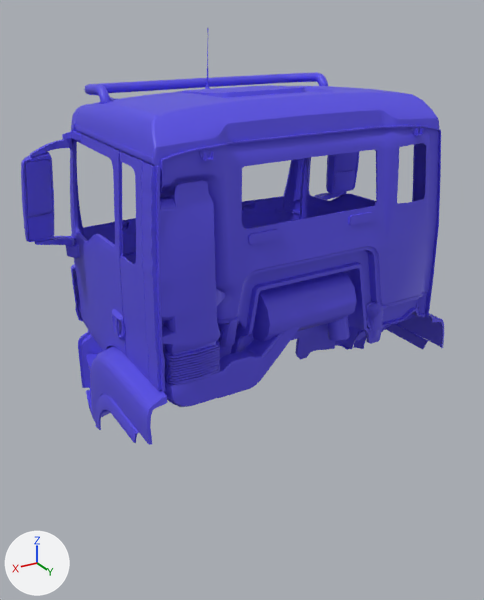
The Blender file sourceModel/Cabin_M.blend: old version first, new version second.
Rendered twice from a 50 mm lens placed at (2.5, 2.13, 3.79), pointed at (0.1, -1.88, 1.78). Every picture has the same lights, and +X, +Y and +Z are marked at lower left.

Before the edit, the objects in view are built like this:
```python
me_cabin_m_giants = bpy.data.meshes.new('Cabin_M_giants')
me_cabin_m_giants.from_pydata(...)  # 11749 vertices, 12347 faces; spans x -1.48..1.48, y 0.8..3.68, z 1.06..3.13
me_cabin_m_giants.materials.append(mat_mybase_mat)  # blue #574de7
ob_cabin_m_giants = bpy.data.objects.new('Cabin_M_giants', me_cabin_m_giants)
ob_cabin_m_giants.location = (0.0, 0.0, 0.0)
ob_cabin_m_giants.rotation_euler = (1.571, 0.0, 0.0)  # degrees (90, 0, 0)
```
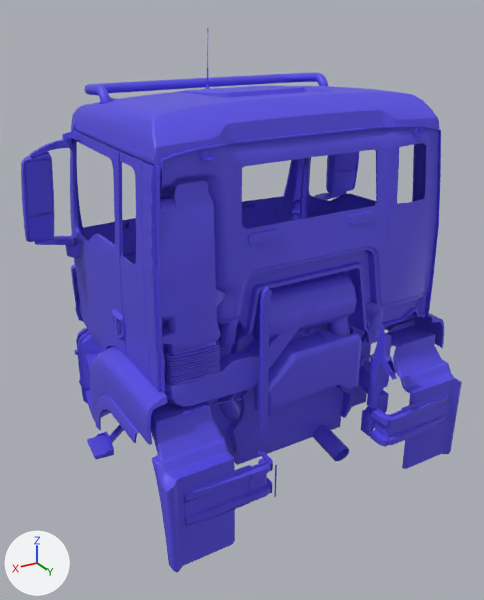
The change, as a list of edits to the scene's bpy script:
```text
Add me_unterteil:
    me_unterteil.from_pydata(...)  # 8467 vertices, 7849 faces, 55 loose edges; spans x -1.24..1.24, y 0.48..2.25, z 0.82..3.03
    me_unterteil.materials.append(mat_mybase_mat)  # blue #574de7
Add ob_unterteil:
    ob_unterteil = bpy.data.objects.new('unterteil', me_unterteil)
    ob_unterteil.parent = ob_newcabinn
    ob_unterteil.matrix_parent_inverse = Matrix(((1.0, 0.0, 0.0, 0.0382), (0.0, 1.0, 0.0, 3.148), (0.0, 0.0, 1.0, -1.227), (0.0, 0.0, 0.0, 1.0)))
    ob_unterteil.location = (0.0, 0.0, 0.0)
    ob_unterteil.rotation_euler = (1.571, 0.0, 0.0)  # degrees (90, 0, 0)
Add ob_newcabinn:
    ob_newcabinn = bpy.data.objects.new('NewCabinN', None)
    ob_newcabinn.location = (-0.0382, -3.148, 1.227)
```

Location of each change, (x1, y1, x2, y2) in pixels of the pictures (484 x 600 px):
'unterteil', added (blue)
    after: (75, 286, 462, 573)
